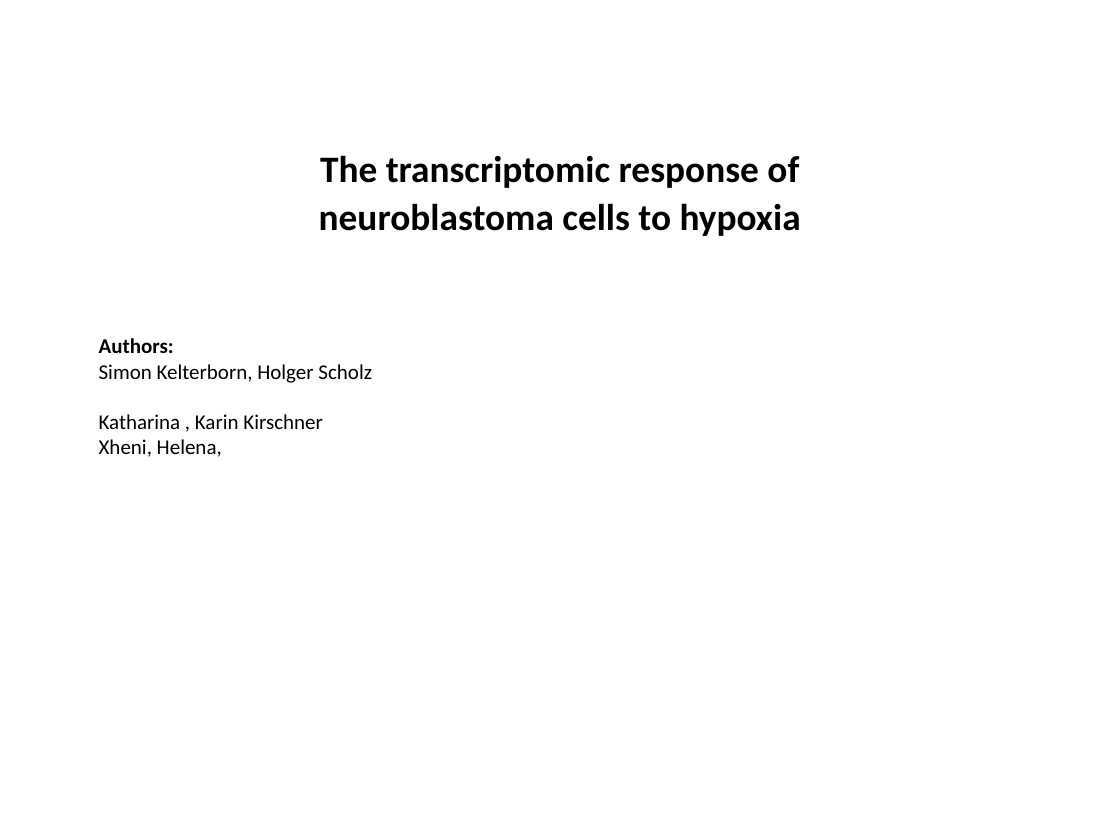
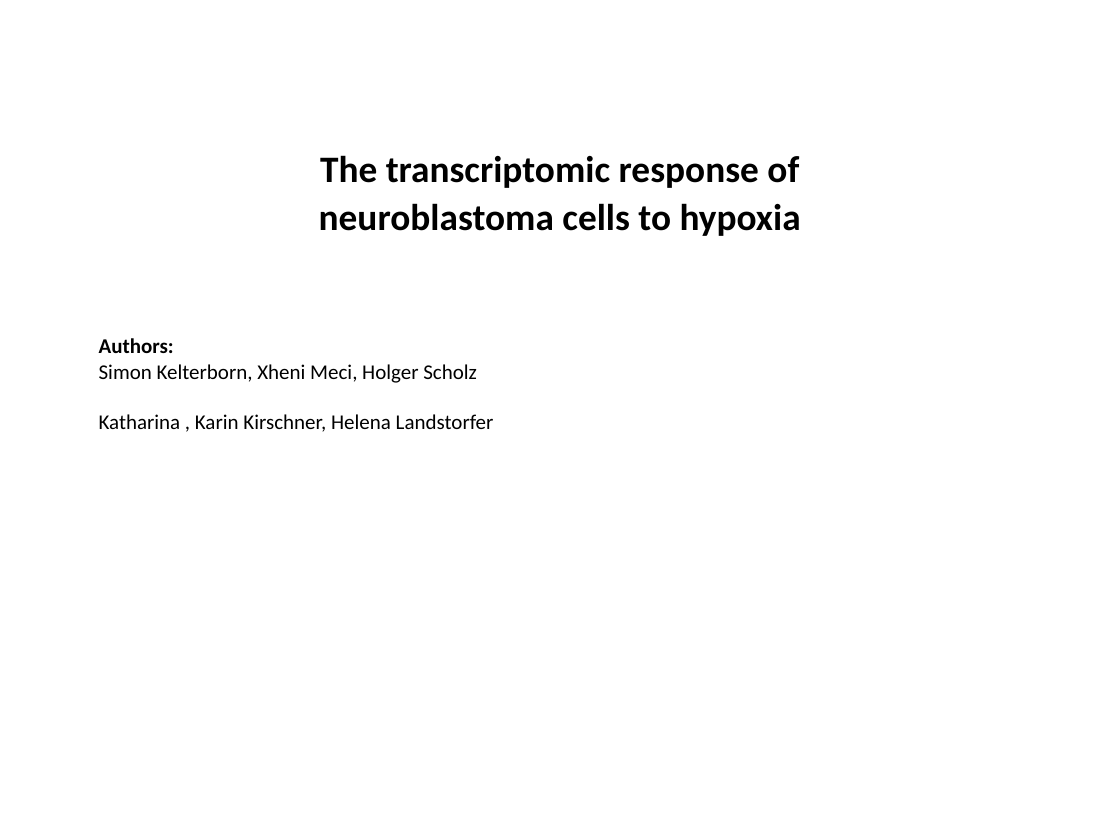
Before and after one commit to DNAborn/RNAseq_Kelly_Hx, a slide deck: slide 1 of 4_manuscript/Figures.pptx. Drawn at 1120x840 pixels with LibreOffice and Linux fonts; fonts in the diff are those of the drawing. Boxes give left, top, right and bottom in pixels: in the first picture for what was removed or moved away, otherwise in the second. Text is boxed around its words. In the diff, an @@ line names an element or a change of style, - is before the commit and + after.

```diff
--- a/4_manuscript/Figures.pptx
+++ b/4_manuscript/Figures.pptx
@@ text at (99, 364, 494, 432): text changed @@
-Simon Kelterborn, Holger Scholz
-Katharina , Karin Kirschner
-Xheni, Helena,
+Simon Kelterborn, Xheni Meci, Holger Scholz
+Katharina , Karin Kirschner, Helena Landstorfer
```
Also in this commit, not shown: 1 other slide changed, 10 other files.
